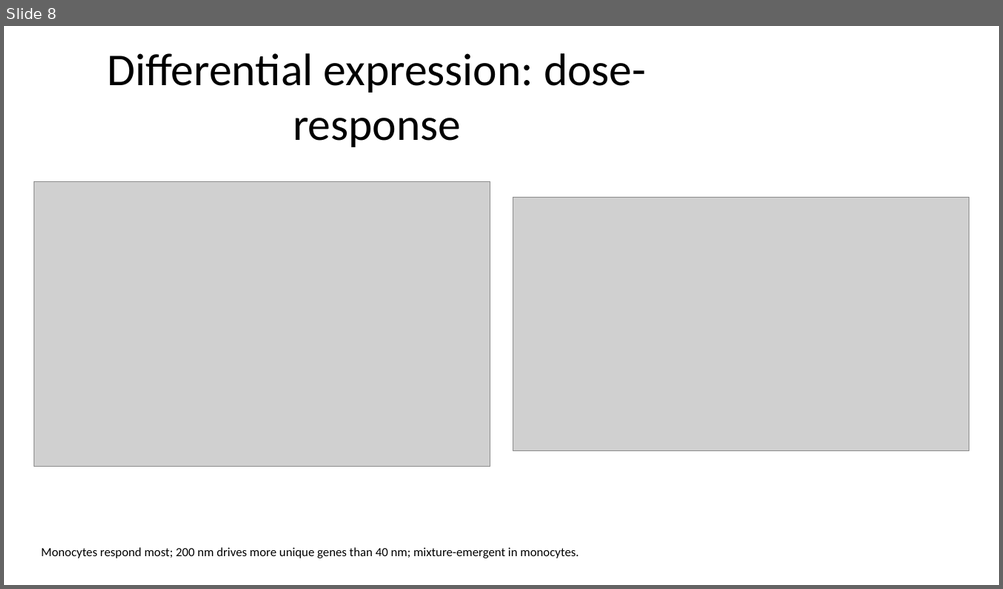
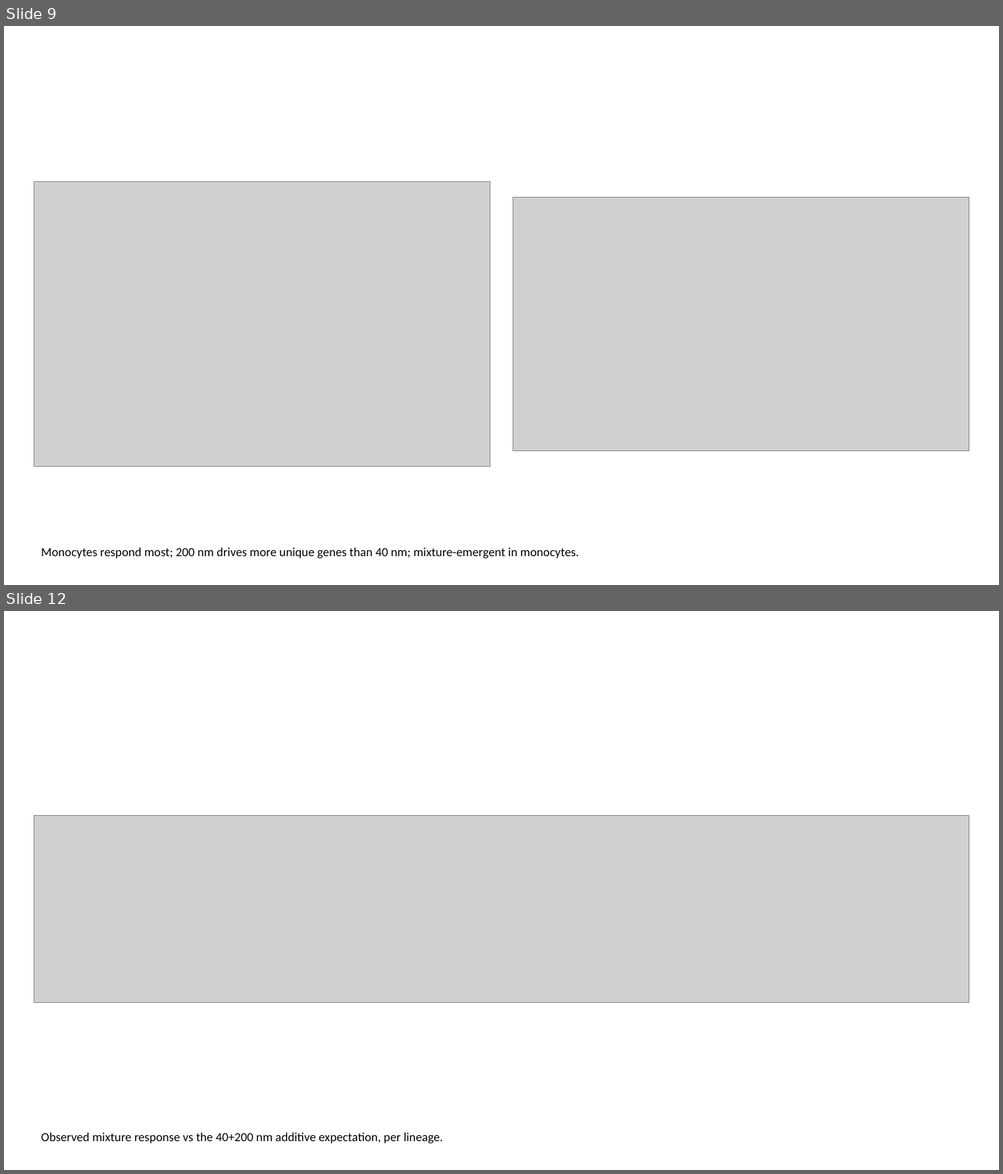
Before and after one commit to MegatronJeremy/ANOA-ANO, a slide deck: results/slides/GI_nanoplastic.pptx. Shown one above the other, each under a label of ours: slide 8 before the commit, slides 9 and 12 after it; the slides between them are not shown. The pictures are 1003x589 and 1003x1174 pixels, drawn with LibreOffice and Linux fonts; fonts in the diff are those of the drawing; grey boxes stand for pictures. Boxes give left, top, right and bottom in pixels: in the first picture for what was removed or moved away, otherwise in the second. Text is boxed around its words. In the diff, an @@ line names an element or a change of style, - is before the commit and + after.

Commit message:
fix: stretch text to full width; split overcrowded figure slides
Two issues after the 16:9 switch:
1. Title/bullet placeholders kept the built-in layout's ~9in (4:3) width, so
   text hugged the left with a dead band on the right -- looked off-centre.
   _stretch() now re-spans every text placeholder to the usable width.
2. The QC slide (violin strip 3.75:1 + scatter) and Bonus slide (module-scores
   + additivity 5:1) crammed two wide figures side by side, shrinking both to
   unreadable. Each is now split into two full-width single-figure slides.

Deck: 11 -> 13 slides. Verified: 0 narrow text placeholders, 0 figure overflow.

```diff
--- a/results/slides/GI_nanoplastic.pptx
+++ b/results/slides/GI_nanoplastic.pptx
@@ slide 12 added at [4, 611, 999, 1170], background #FFFFFF @@
@@ picture added at [34, 816, 969, 1003] @@
@@ text added at [41, 1133, 443, 1144], 12 pt, text #000000 @@
+Observed mixture response vs the 40+200 nm additive expectation, per lineage.
@@ what was slide 8 is now slide 9 @@
@@ slide 9 changed as well @@
@@ title removed at [108, 53, 646, 147] @@
-Differential expression: dose-response
```
Also in this commit, not shown: 4 other slides changed, 7 other slides added, 6 slides removed, 1 other file.
